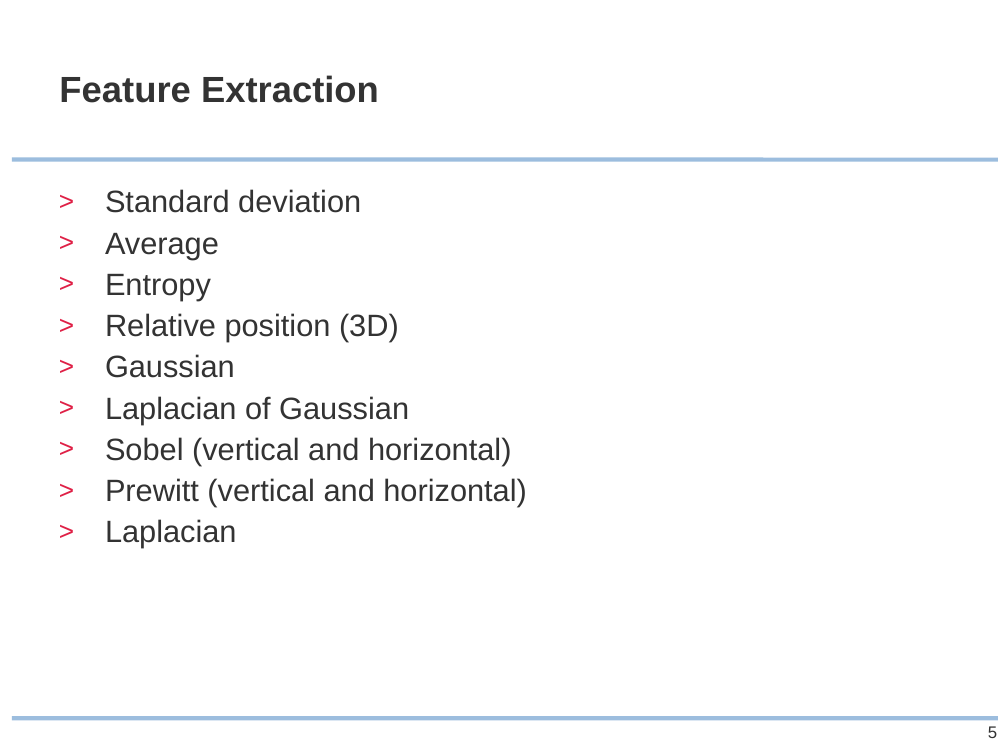
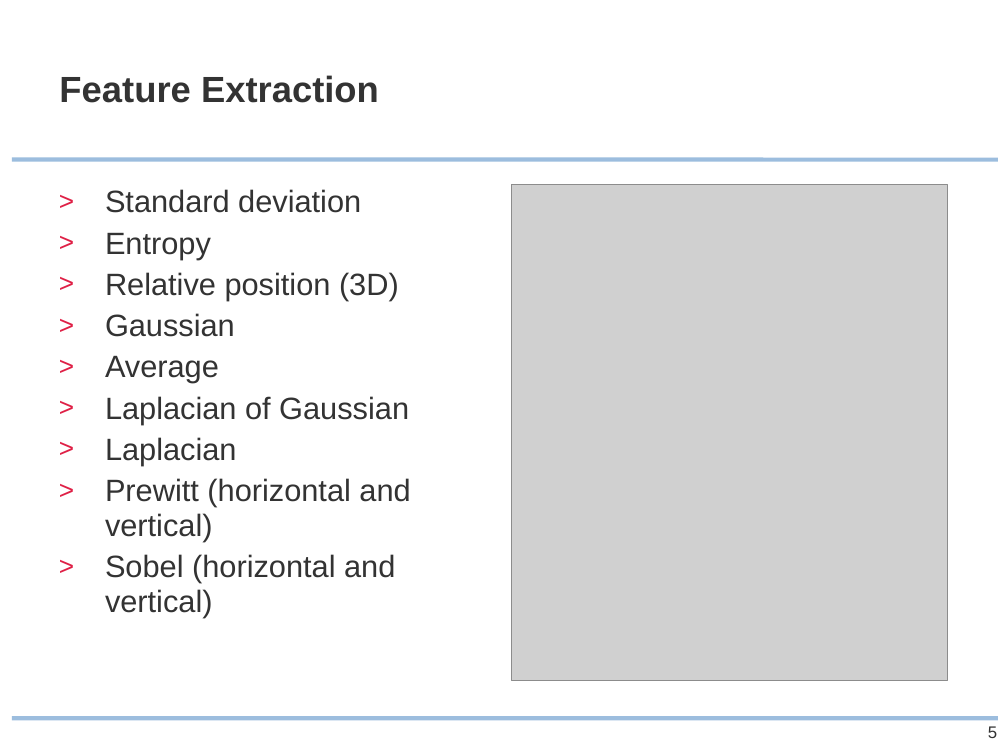
Before and after one commit to ipa/MIALab, a slide deck: slide 5 of doc/presentation/MIALab_slides.pptx. Drawn at 1008x756 pixels with LibreOffice and Linux fonts; fonts in the diff are those of the drawing; grey boxes stand for pictures; background and template pictures are left out. Boxes give left, top, right and bottom in pixels: in the first picture for what was removed or moved away, otherwise in the second. Text is boxed around its words. In the diff, an @@ line names an element or a change of style, - is before the commit and + after.

```diff
--- a/doc/presentation/MIALab_slides.pptx
+++ b/doc/presentation/MIALab_slides.pptx
@@ picture added at bbox=[511, 184, 947, 680] @@
@@ text at bbox=[105, 233, 219, 259]: paragraph removed @@
-> Average
@@ text at bbox=[105, 356, 219, 383]: paragraph added @@
+> Average
@@ text at bbox=[105, 437, 527, 507]: paragraphs removed @@
-> Sobel (vertical and horizontal)
-> Prewitt (vertical and horizontal)
@@ text at bbox=[105, 478, 410, 618]: paragraphs added @@
+> Prewitt (horizontal and vertical)
+> Sobel (horizontal and vertical)
```
Also in this commit, not shown: 4 other slides changed, 2 slides added, 5 other files.
